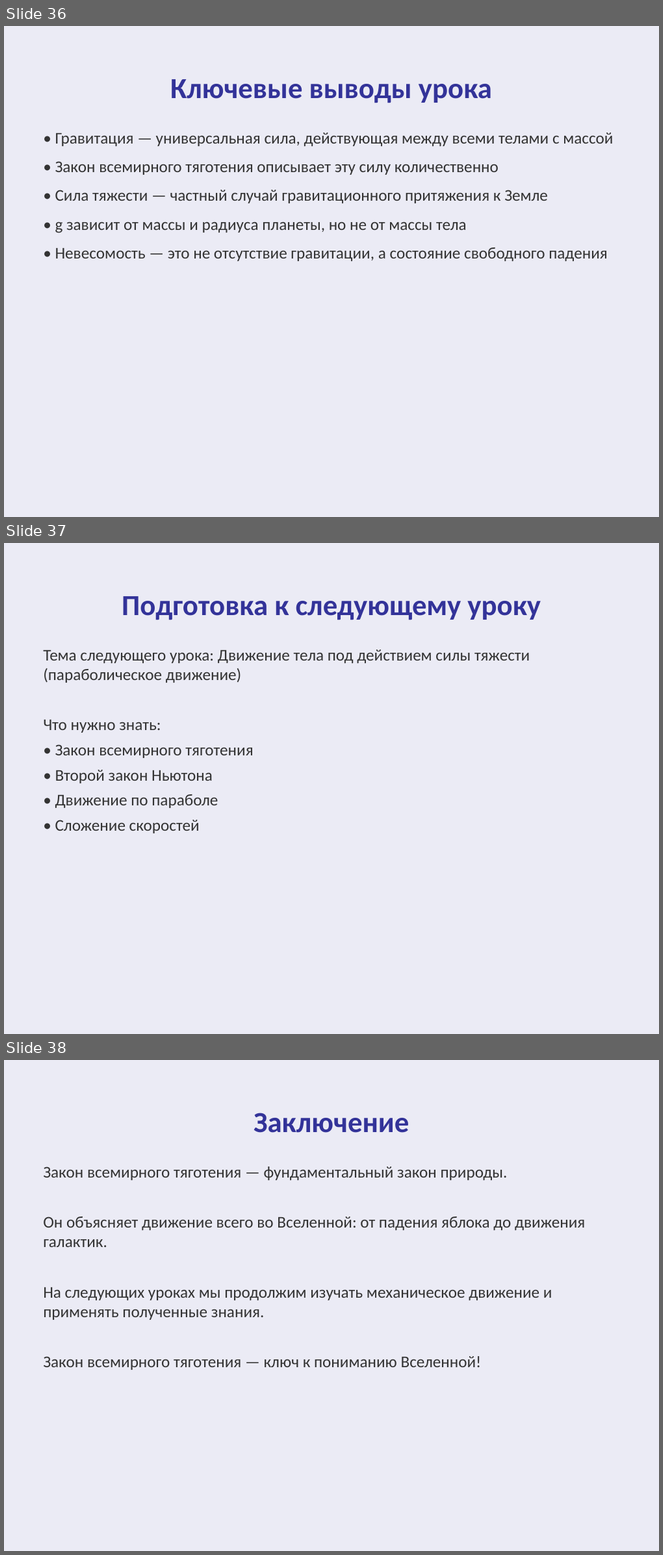
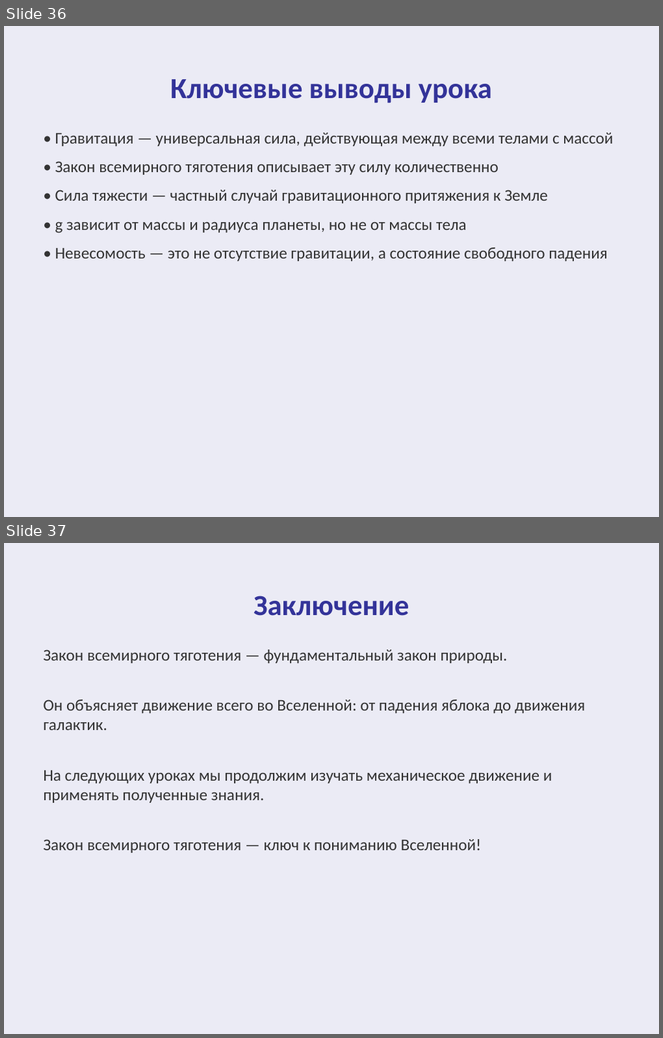
Before and after one commit to F1exmp/physics, a slide deck: lessons/9/9_22_Сила_тяжести_и_закон_всемирного_тяготения.pptx. Shown one above the other, each under a label of ours: slides 36, 37 and 38 before the commit, slides 36 and 37 after it. The pictures are 663x1555 and 663x1038 pixels, drawn with LibreOffice and Linux fonts; fonts in the diff are those of the drawing. Boxes give left, top, right and bottom in pixels: in the first picture for what was removed or moved away, otherwise in the second. Text is boxed around its words. In the diff, an @@ line names an element or a change of style, - is before the commit and + after.

```diff
--- a/lessons/9/9_22_Сила_тяжести_и_закон_всемирного_тяготения.pptx
+++ b/lessons/9/9_22_Сила_тяжести_и_закон_всемирного_тяготения.pptx
@@ slide 37 removed at box(4, 543, 659, 1034), background #EBEBF5 @@
@@ title removed at box(122, 596, 541, 620) @@
-Подготовка к следующему уроку
@@ text removed at box(43, 650, 530, 834) @@
-Тема следующего урока: Движение тела под действием силы тяжести (параболическое движение)
-Что нужно знать:
-• Закон всемирного тяготения
-• Второй закон Ньютона
-• Движение по параболе
-• Сложение скоростей
@@ what was slide 38 is now slide 37 @@
```
Also in this commit, not shown: 1 other file.
